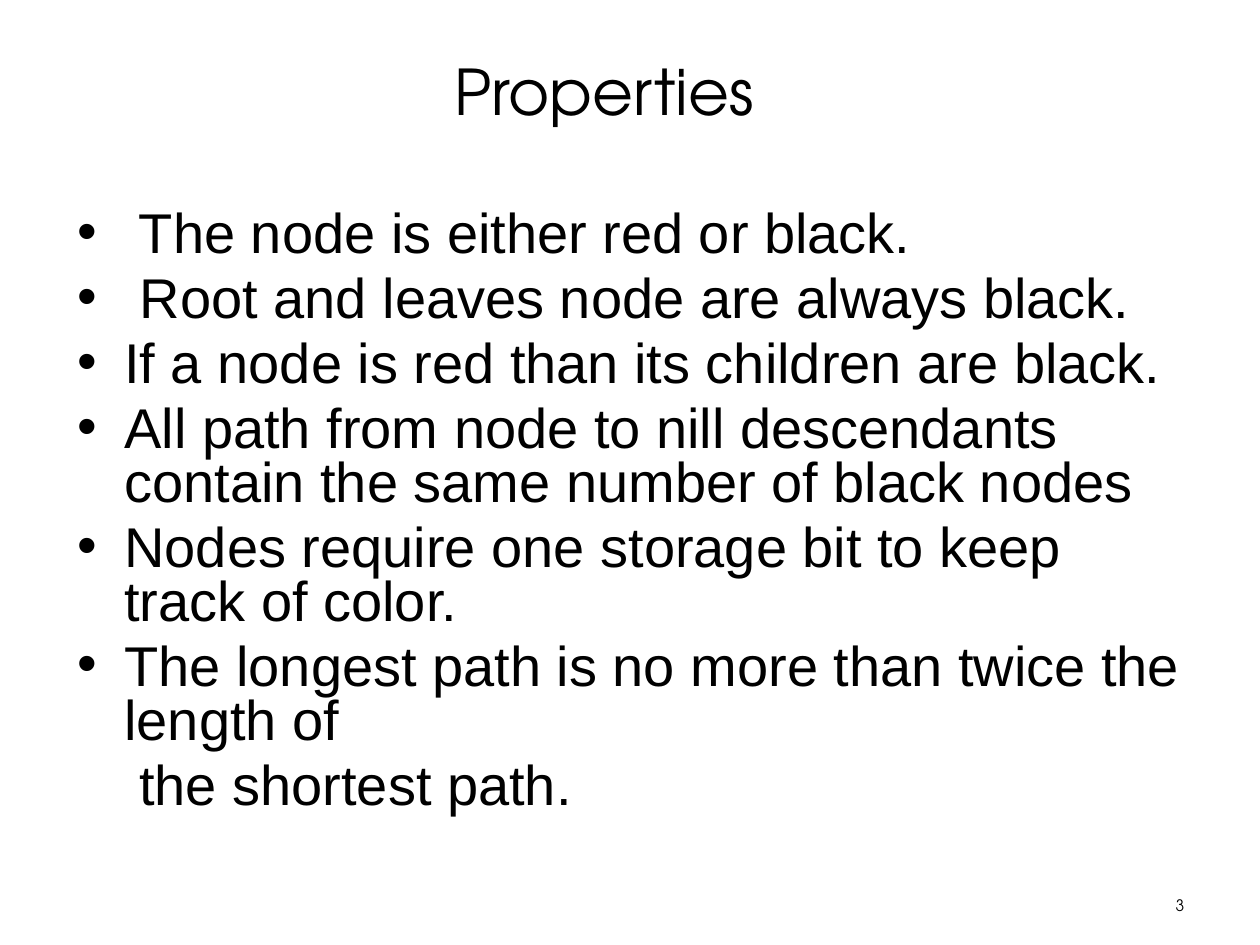
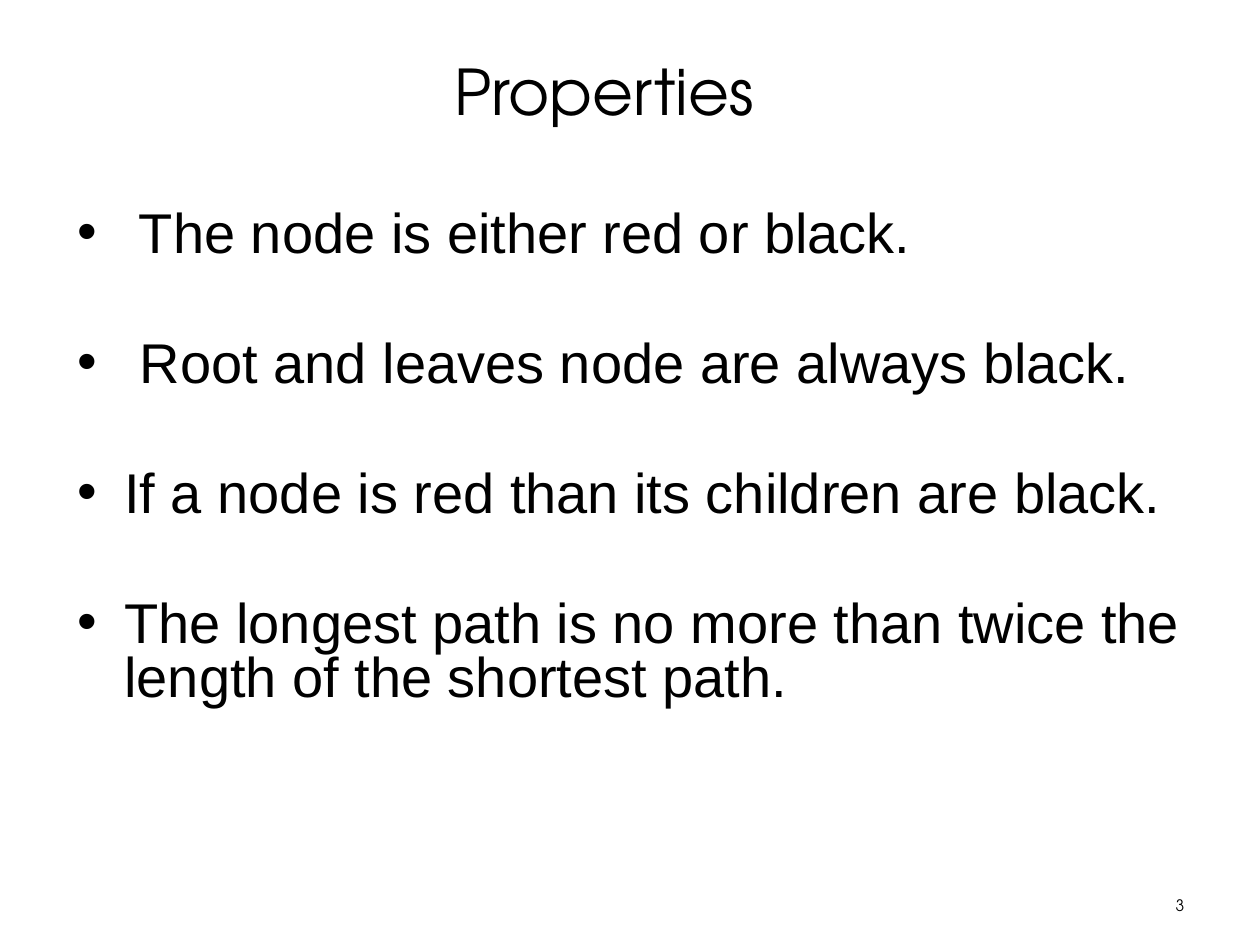
Before and after one commit to praash47/dsa, a slide deck: slide 3 of RedBlack.pptx. Drawn at 1260x945 pixels with LibreOffice and Linux fonts; fonts in the diff are those of the drawing; background and template pictures are left out. Boxes give left, top, right and bottom in pixels: in the first picture for what was removed or moved away, otherwise in the second. Text is boxed around its words. In the diff, an @@ line names an element or a change of style, - is before the commit and + after.

```diff
--- a/RedBlack.pptx
+++ b/RedBlack.pptx
@@ text at box(124, 602, 1179, 708): text changed @@
-• All path from node to nill descendants contain the same number of black nodes
-• Nodes require one storage bit to keep track of color.
-• The longest path is no more than twice the length of
-the shortest path.
+• The longest path is no more than twice the length of the shortest path.
```
Also in this commit, not shown: 4 slides added, 1 slide removed, 1 other file.
